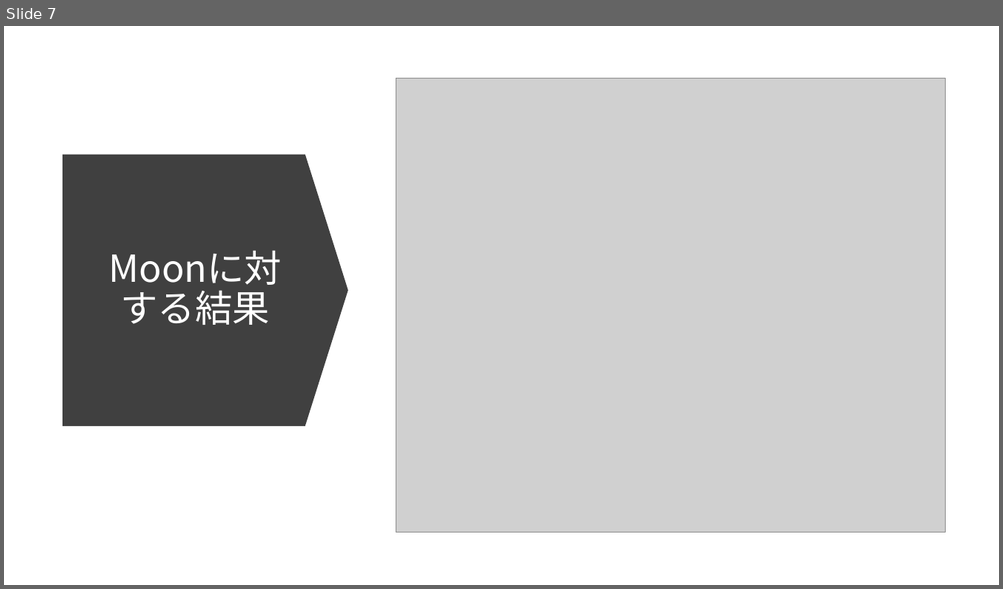
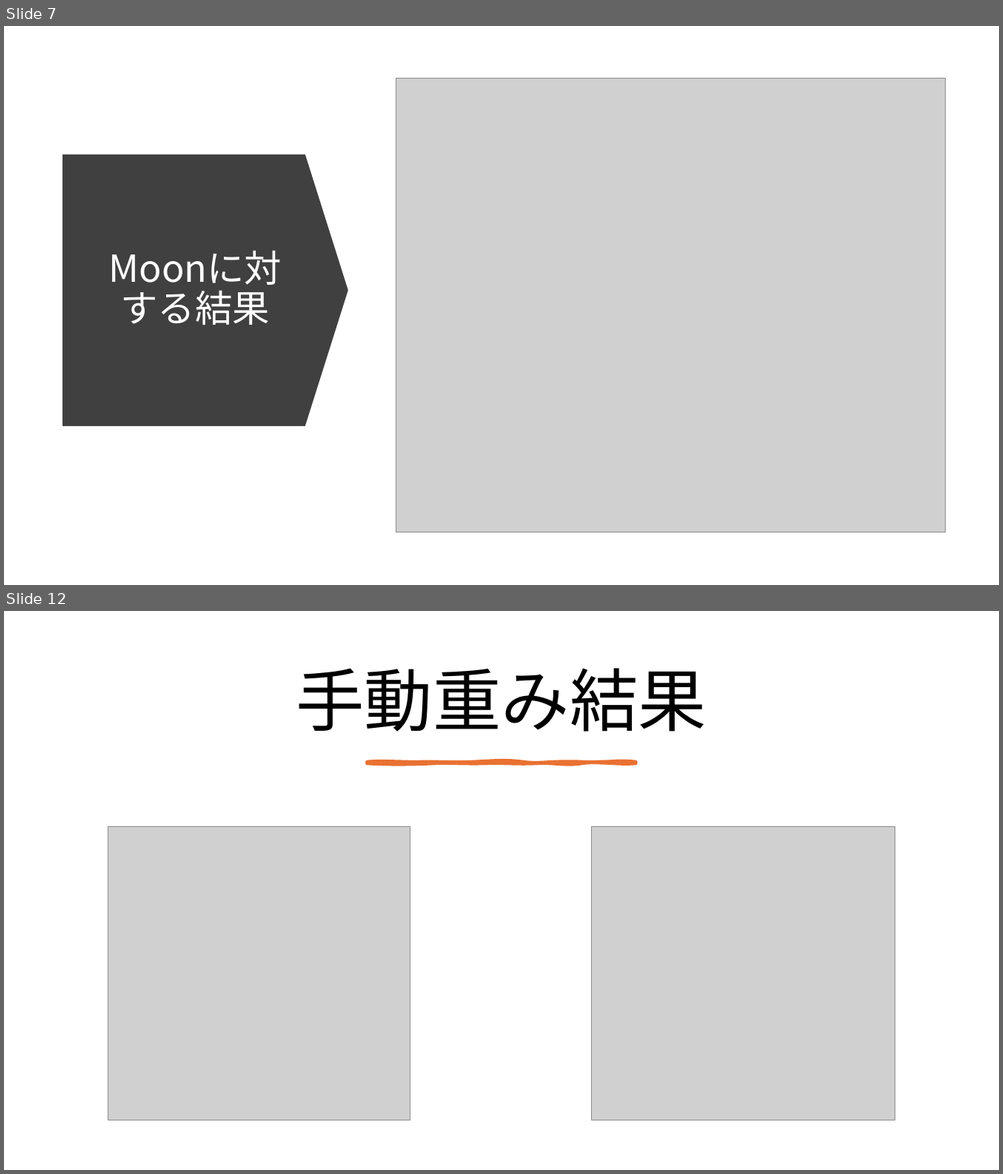
Before and after one commit to daidai-su/mySVM, a slide deck: デモスライド.pptx. Shown one above the other, each under a label of ours: slide 7 before the commit, slides 7 and 12 after it; the slides between them are not shown. The pictures are 1003x589 and 1003x1174 pixels, drawn with LibreOffice and Linux fonts; fonts in the diff are those of the drawing; grey boxes stand for pictures. Boxes give left, top, right and bottom in pixels: in the first picture for what was removed or moved away, otherwise in the second. Text is boxed around its words. In the diff, an @@ line names an element or a change of style, - is before the commit and + after.

```diff
--- a/デモスライド.pptx
+++ b/デモスライド.pptx
@@ slide 12 added at bbox=[4, 611, 999, 1170], background #FFFFFF @@
@@ title added at bbox=[296, 668, 706, 732], 66 pt, text #000000 @@
+手動重み結果
@@ freeform shape added at bbox=[367, 762, 636, 763], fill #E97132, outline #E97132 3.25 pt @@
@@ picture added at bbox=[108, 826, 410, 1121] @@
@@ picture added at bbox=[592, 826, 896, 1121] @@
```
Also in this commit, not shown: 8 other slides added, 1 slide removed.
